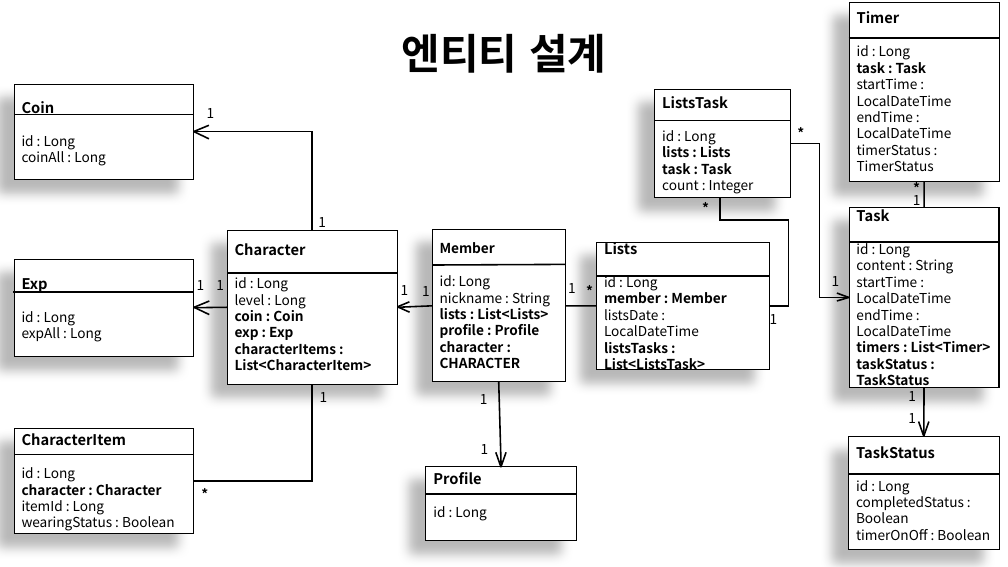
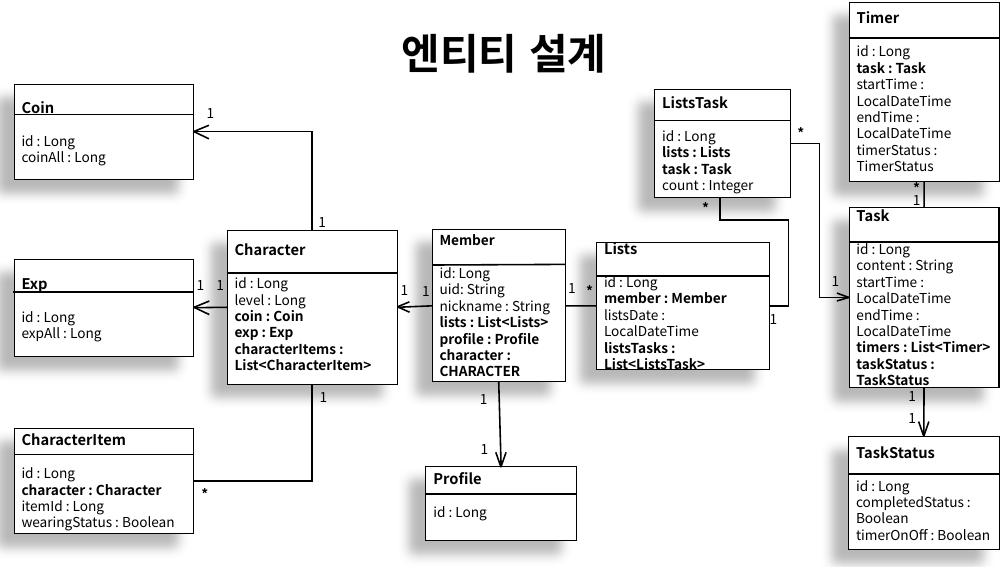
Before and after one commit to LvUpPlanner/LePl_Spring, a slide deck: slide 8 of LePl_Server.pptx. Drawn at 1008x567 pixels with LibreOffice and Linux fonts; fonts in the diff are those of the drawing. Boxes give left, top, right and bottom in pixels: in the first picture for what was removed or moved away, otherwise in the second. Text is boxed around its words. In the diff, an @@ line names an element or a change of style, - is before the commit and + after.

Commit message:
add : 엔티티 설계에서 Member에 uid를 따로 추가

```diff
--- a/LePl_Server.pptx
+++ b/LePl_Server.pptx
@@ text in rectangle at bbox=[440, 281, 505, 298]: paragraph added @@
+uid: String
```
